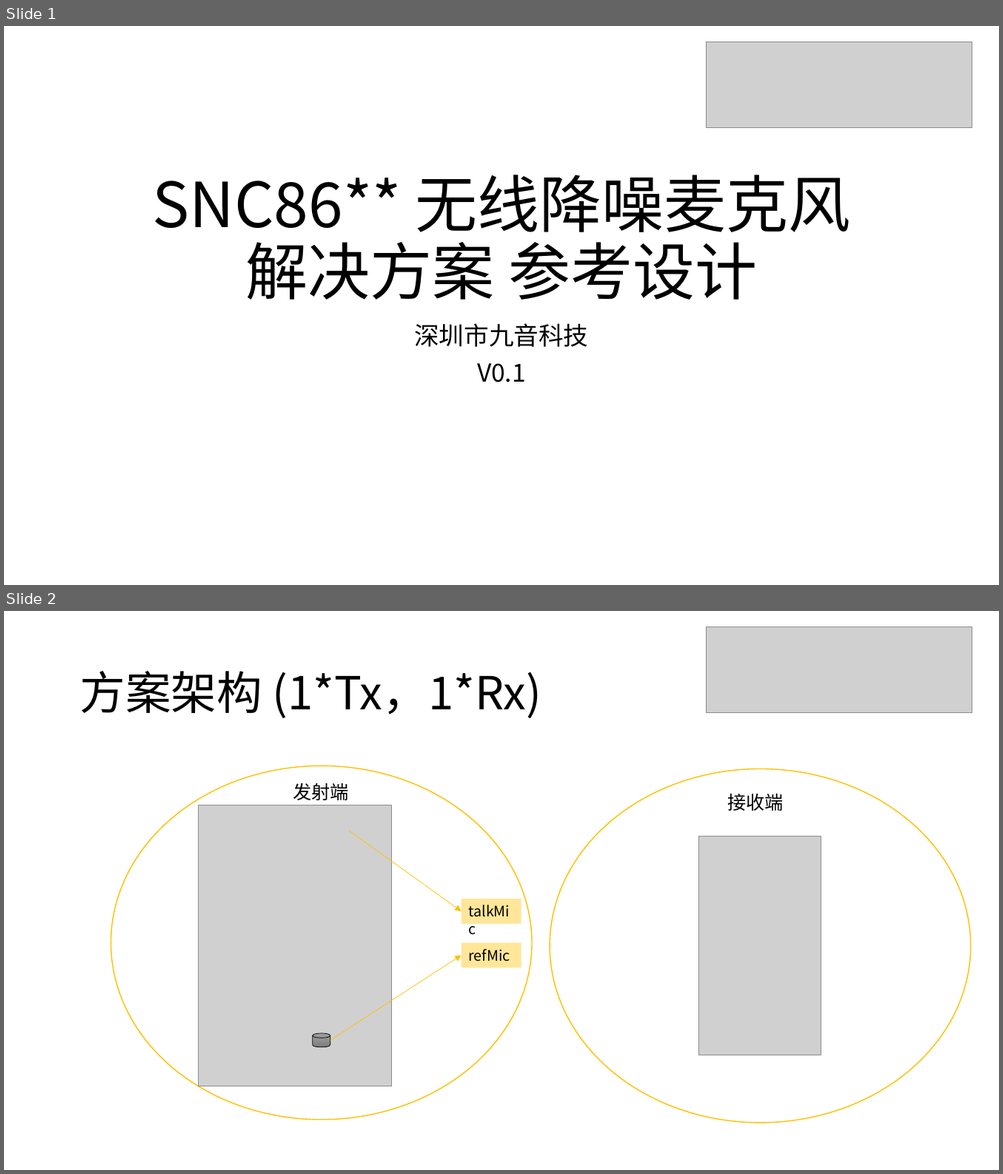
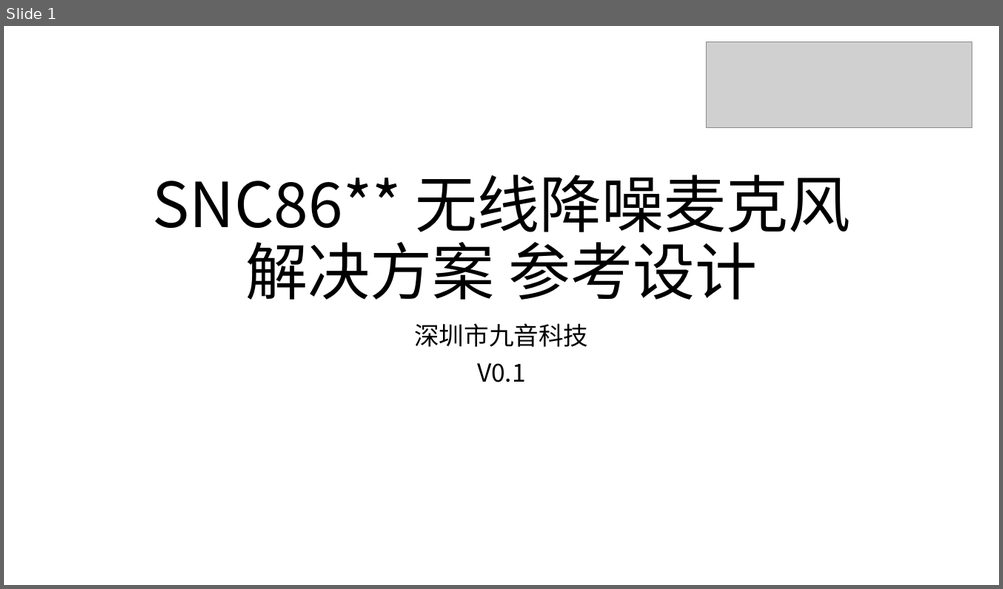
Before and after one commit to rosabai666/soundec, a slide deck: 2023/01方案/九音方案参考设计资料/B7) 无线麦克风(小蜜蜂)/Soundec 无线降噪麦克风解决方案.pptx. Shown one above the other, each under a label of ours: slides 1 and 2 before the commit, slide 1 after it. The pictures are 1003x1174 and 1003x589 pixels, drawn with LibreOffice and Linux fonts; fonts in the diff are those of the drawing; grey boxes stand for pictures. Boxes give left, top, right and bottom in pixels: in the first picture for what was removed or moved away, otherwise in the second. Text is boxed around its words. In the diff, an @@ line names an element or a change of style, - is before the commit and + after.

```diff
--- a/2023/01方案/九音方案参考设计资料/B7) 无线麦克风(小蜜蜂)/Soundec 无线降噪麦克风解决方案.pptx
+++ b/2023/01方案/九音方案参考设计资料/B7) 无线麦克风(小蜜蜂)/Soundec 无线降噪麦克风解决方案.pptx
@@ slide 2 removed at box(4, 611, 999, 1170), background #FFFFFF @@
@@ picture removed at box(707, 627, 973, 712) @@
@@ title removed at box(79, 671, 542, 718) @@
-方案架构 (1*Tx，1*Rx)
@@ ellipse removed at box(111, 766, 532, 1121) @@
@@ text removed at box(293, 783, 349, 800) @@
-发射端
@@ ellipse removed at box(549, 769, 970, 1124) @@
@@ picture removed at box(199, 806, 392, 1087) @@
@@ text removed at box(727, 794, 783, 811) @@
-接收端
@@ arrow removed from (349, 830) to (461, 911) @@
@@ picture removed at box(700, 836, 822, 1056) @@
@@ rectangle removed at box(461, 899, 521, 924) @@
-talkMic
@@ rectangle removed at box(461, 943, 521, 968) @@
-refMic
@@ arrow removed from (330, 1041) to (461, 956) @@
@@ cylinder removed at box(312, 1034, 330, 1048) @@
```
Also in this commit, not shown: 1 slide changed, 25 other files.
